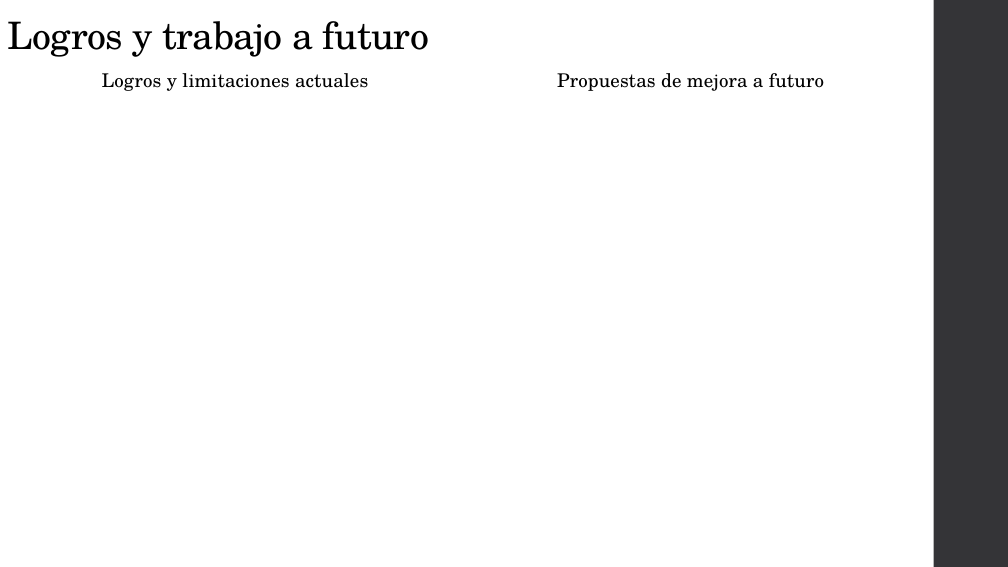
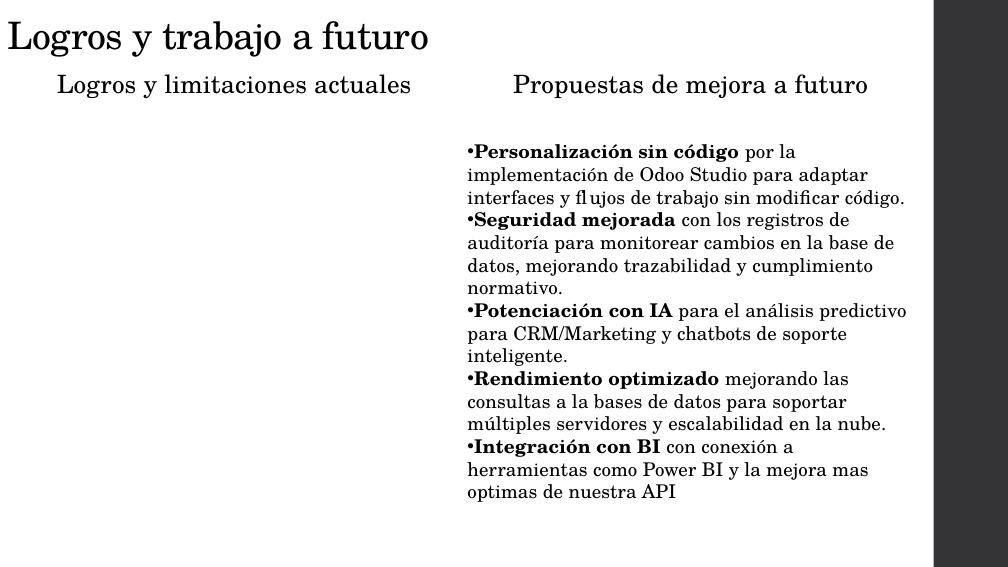
Before and after one commit to dagoes/CreativeMinds-AI, a slide deck: slide 7 of Documentation/Presentacion.pptx. Drawn at 1008x567 pixels with LibreOffice and Linux fonts; fonts in the diff are those of the drawing. Boxes give left, top, right and bottom in pixels: in the first picture for what was removed or moved away, otherwise in the second. Text is boxed around its words. In the diff, an @@ line names an element or a change of style, - is before the commit and + after.

Commit message:
Actualizado documentación y power point a corregir errores no me ha dado tiempo hoy

```diff
--- a/Documentation/Presentacion.pptx
+++ b/Documentation/Presentacion.pptx
@@ text "Logros y limitaciones actuales" at box(57, 74, 411, 98): size 18 to 24 pt @@
@@ text at box(513, 74, 868, 98): size 18 to 24 pt in "Propuestas de mejora a futuro" @@
@@ text at box(467, 144, 906, 502): paragraphs added @@
+• Personalización sin código por la implementación de Odoo Studio para adaptar interfaces y flujos de trabajo sin modificar código.
+• Seguridad mejorada con los registros de auditoría para monitorear cambios en la base de datos, mejorando trazabilidad y cumplimiento normativo.
+• Potenciación con IA para el análisis predictivo para CRM/Marketing y chatbots de soporte inteligente.
+• Rendimiento optimizado mejorando las consultas a la bases de datos para soportar múltiples servidores y escalabilidad en la nube.
+• Integración con BI con conexión a herramientas como Power BI y la mejora mas optimas de nuestra API
```
Also in this commit, not shown: 4 other slides changed, 1 other file.
